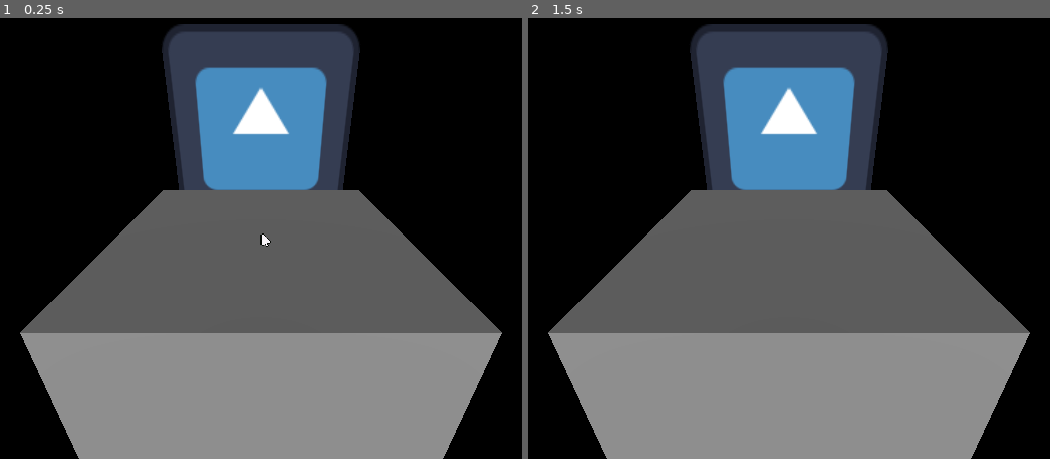
Above: before the commit, frames 1-2 (left to right).
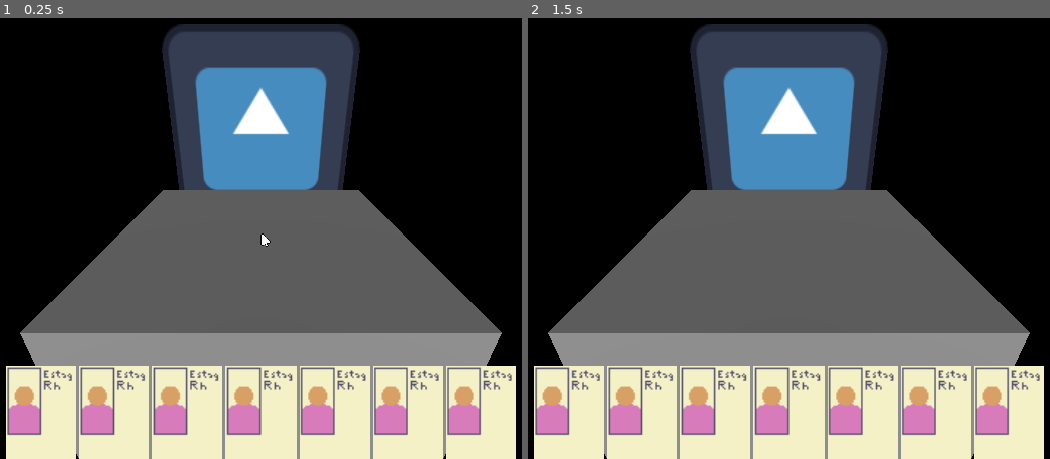
Above: after the commit, the same moments.

Repository: pedroand6/FelpoJam
Game: Godot game, scene res://Scenes/escritorio.tscn
Two runs of this game, one before a commit and one after it. Both use one fixed random seed, a clock stepped at 60 frames per second and the inputs below. This scene is started directly instead of the project's main scene. The engine's default icon, where the game draws it, is replaced by a stand-in: a white triangle on a blue panel in a dark square.
Inputs (mouse positions are in pixels of both pictures, inside the frame that each line leads up to):
- Up to frame 1 (0.25 s): no input
- Up to frame 2 (1.5 s): tap Enter at 0.5 s; move the mouse to (966, 212) at 0.52 s; click (966, 212) at 0.67 s; tap Space at 1.25 s; move the mouse to (627, 256) at 1.27 s; click (627, 256) at 1.42 s

The runs differ from the first frame. In frame 1, 19% of the frame differs, in the area x 1-99%, y 78-100%; in frame 2, 19%.
Error before the commit: Parse Error: Identifier "Gerenciador" not declared in the current scope. (res://Scripts/mao.gd:33)

Commit message:
final fix cursor

Diff:
--- a/Scripts/carta.gd
+++ b/Scripts/carta.gd
@@ -45,15 +45,17 @@
 var info_timer: float = 1.0
 var chosen: bool = false
 
+func _input(event: InputEvent) -> void:
+	if event is InputEventMouseButton:
+		if event.button_index == MOUSE_BUTTON_LEFT and event.pressed and mouse_on:
+			if chosen:
+				chosen = false
+				luz_escolha.hide()
+			else:
+				chosen = true
+				luz_escolha.show()
+
 func _process(delta: float) -> void:
-	if Input.is_action_just_pressed("selecionar") and mouse_on:
-		if chosen:
-			chosen = false
-			luz_escolha.hide()
-		else:
-			chosen = true
-			luz_escolha.show()
-
 	if mouse_on:
 		info_timer -= delta
 	if info_timer <= 0:
--- a/Scripts/cursor.gd
+++ b/Scripts/cursor.gd
@@ -16,6 +16,7 @@
 var joystick: bool = false
 
 func _ready() -> void:
+	Input.set_custom_mouse_cursor(load("res://Assets/cursor.png"))
 	get_viewport().size_changed.connect(_viewport_update_size)
 	_viewport_update_size()
 	cursor.position = get_viewport().get_mouse_position()
@@ -29,13 +30,13 @@
 
 func _input(event: InputEvent) -> void:
 	if event is InputEventJoypadMotion:
-		alterna_mouse_fake(true)
 		movement = Vector2(Input.get_joy_axis(0, JOY_AXIS_LEFT_X), Input.get_joy_axis(0, JOY_AXIS_LEFT_Y))
 		if movement.length() < zona_morta:
 			movement = Vector2.ZERO
 			joystick = false
 		else:
 			joystick = true
+			alterna_mouse_fake(true)
 			_cursor_move_inject()
 	elif not joystick and event is InputEventMouseMotion:
 		alterna_mouse_fake(false)
--- a/project.godot
+++ b/project.godot
@@ -14,6 +14,10 @@
 run/main_scene="uid://d1fypi2e6ygwo"
 config/features=PackedStringArray("4.6", "Forward Plus")
 config/icon="res://icon.svg"
+
+[autoload]
+
+Gerenciador="*uid://5ym4v7qdd4an"
 
 [display]
 
